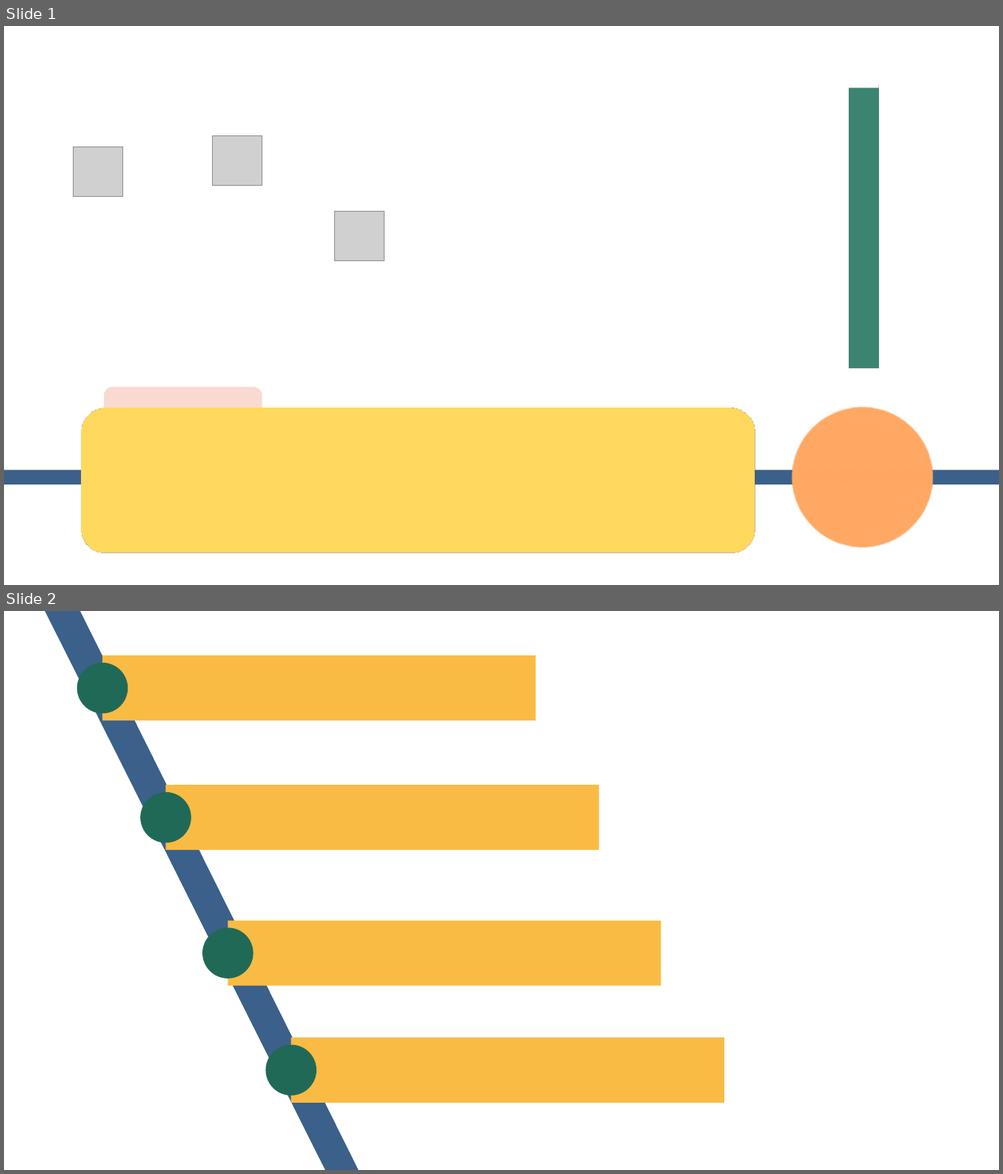
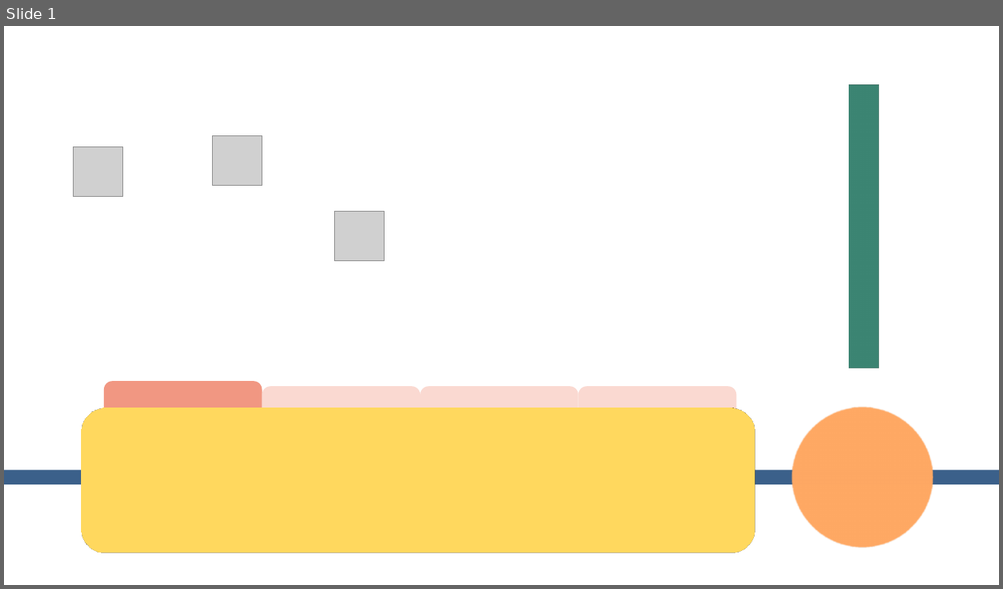
Before and after one commit to zipdang04/SimpO_HTTT, a slide deck: Olympia.pptm. Shown one above the other, each under a label of ours: slides 1 and 2 before the commit, slide 1 after it. The pictures are 1003x1174 and 1003x589 pixels, drawn with LibreOffice and Linux fonts; fonts in the diff are those of the drawing; grey boxes stand for pictures. Boxes give left, top, right and bottom in pixels: in the first picture for what was removed or moved away, otherwise in the second. Text is boxed around its words. In the diff, an @@ line names an element or a change of style, - is before the commit and + after.

```diff
--- a/Olympia.pptm
+++ b/Olympia.pptm
@@ slide 2 removed at bbox=[4, 611, 999, 1170], background #FFFFFF @@
@@ freeform shape removed at bbox=[45, 611, 360, 1170] @@
@@ ellipse removed at bbox=[77, 663, 128, 713] @@
@@ rectangle removed at bbox=[102, 655, 536, 721] @@
@@ rectangle removed at bbox=[166, 785, 600, 850] @@
@@ ellipse removed at bbox=[141, 792, 191, 843] @@
@@ rectangle removed at bbox=[227, 920, 661, 985] @@
@@ ellipse removed at bbox=[202, 928, 253, 979] @@
@@ ellipse removed at bbox=[266, 1045, 316, 1096] @@
@@ rectangle removed at bbox=[291, 1038, 725, 1102] @@
@@ slide 1 changed as well @@
@@ rectangle: place and size @@
-rectangle at bbox=[848, 85, 879, 88]
+rectangle at bbox=[848, 85, 879, 85]
@@ rounded rectangle: place and size @@
-rounded rectangle at bbox=[104, 387, 262, 438]
+rounded rectangle at bbox=[104, 381, 262, 432]
@@ rounded rectangle at bbox=[104, 381, 262, 432]: fill #FAD9D1 to #F19782 @@
@@ rounded rectangle added at bbox=[262, 386, 421, 437], fill #FAD9D1 @@
@@ rounded rectangle added at bbox=[421, 386, 578, 437], fill #FAD9D1 @@
@@ rounded rectangle added at bbox=[578, 386, 737, 437], fill #FAD9D1 @@
```
Also in this commit, not shown: 3 slides added, 1 other slide removed, 8 other files.
